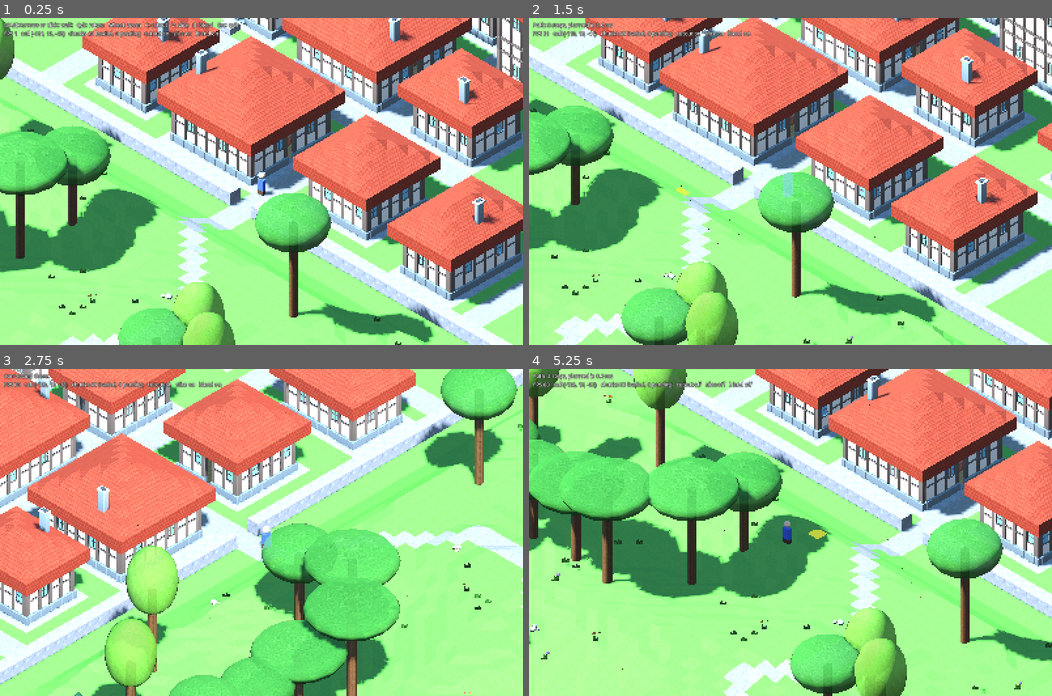
Above: before the commit, frames 1-4 (two rows, left to right).
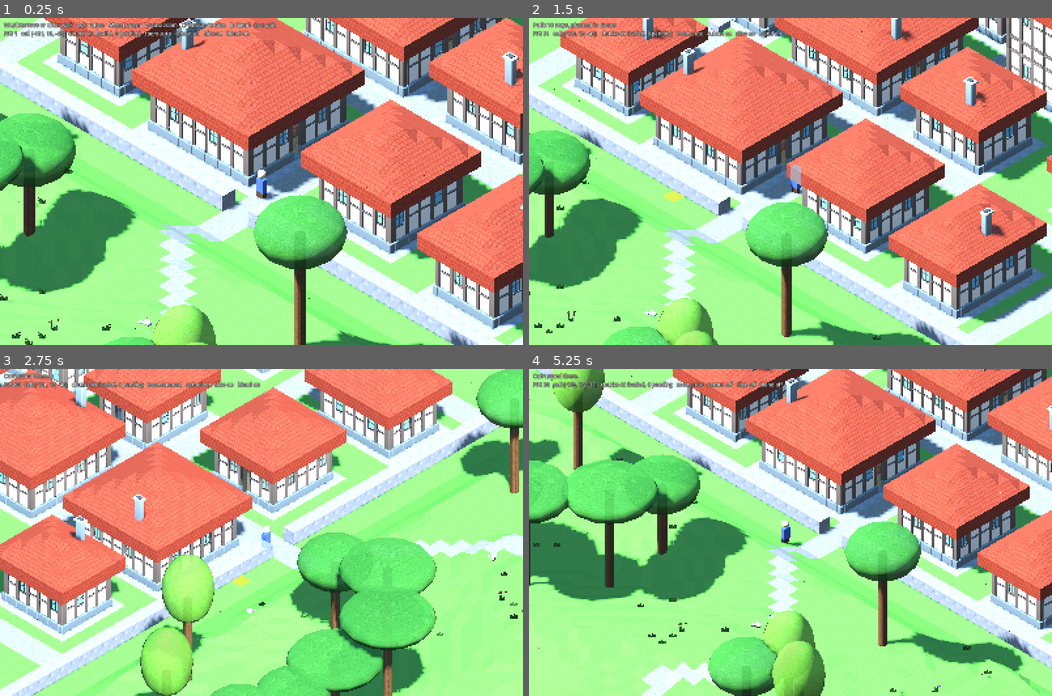
Above: after the commit, the same moments.

Repository: svachalek/iso-rpg
Game: Godot game, scene res://scenes/main.tscn
Same seed, same stepped clock (60 frames per second), same inputs: the game is played once before the commit and once after it.
Inputs (mouse positions are in pixels of both pictures, inside the frame that each line leads up to):
- Up to frame 1 (0.25 s): no input
- Up to frame 2 (1.5 s): tap Enter at 0.5 s; move the mouse to (905, 165) at 0.52 s; hold D 0.53-1.28 s; tap Z at 0.6, 1.35 s; click (905, 165) at 0.67 s; move the mouse to (685, 197) at 1.27 s; hold S from 1.28 s (still down); click (685, 197) at 1.42 s
- Up to frame 3 (2.75 s): move the mouse to (313, 460) at 2.02 s; release S at 2.03 s; hold D from 2.03 s (still down); tap Q at 2.1 s; click (313, 460) at 2.17 s; tap Z at 2.3 s
- Up to frame 4 (5.25 s): move the mouse to (764, 597) at 2.77 s; release D at 2.78 s; hold W 2.78-3.53 s; tap E at 2.85 s; click (764, 597) at 2.92 s; tap Z at 3.05, 3.8, 4.55 s; move the mouse to (947, 581) at 3.52 s; hold A 3.53-5.03 s; tap C at 3.6 s; click (947, 581) at 3.67 s; move the mouse to (633, 483) at 4.27 s; tap V at 4.35 s; click (633, 483) at 4.42 s; move the mouse to (816, 532) at 5.02 s; hold S from 5.03 s (still down); tap B at 5.1 s; click (816, 532) at 5.17 s

The runs differ from the first frame. In frame 1, 62% of the frame differs, in the area x 0-100%, y 0-100%; in frame 2, 73%; in frame 3, 65%; in frame 4, 69%.

Commit message:
Auto zoom: closer in town, closest indoors, eased over 0.4 s
- The camera size is a context zoom (22 outdoors, 16 inside the town wall,
  11 when something is overhead) times the wheel's factor
- Zoom changes ease with a smoothstep over 0.4 s instead of snapping
- Z toggles the auto zoom, --nozoom starts with it off, --zoom= implies it

Co-Authored-By: Claude Fable 5.1 <noreply@anthropic.com>
Claude-Session: https://claude.ai/code/session_01HdR48Cjo97GEerDv1qv7Nb

Diff:
--- a/scripts/camera_rig.gd
+++ b/scripts/camera_rig.gd
@@ -9,10 +9,19 @@
 
 var target: Node3D
 var camera: Camera3D
-var zoom := 22.0
+## Camera size is the context zoom (outdoors, in town, indoors; set by the
+## game) times the wheel's factor.
+var context_zoom := 22.0
+var zoom_factor := 1.0
+const ZOOM_TIME := 0.4   # seconds for the eased zoom animation
+const ZOOM_MIN := 8.0
+const ZOOM_MAX := 64.0
 
 var _yaw := 45.0
 var _shown_yaw := 45.0
+var _zoom_from := 22.0
+var _zoom_to := 22.0
+var _zoom_t := 1.0
 
 
 func _ready() -> void:
@@ -21,7 +30,7 @@
 	add_child(pivot)
 	camera = Camera3D.new()
 	camera.projection = Camera3D.PROJECTION_ORTHOGONAL
-	camera.size = zoom
+	camera.size = zoom()
 	camera.near = 0.1
 	camera.far = 400.0
 	camera.position = Vector3(0, 0, DISTANCE)
@@ -38,7 +47,19 @@
 	# reading Euler angles back past 90 degrees can flip the other axes.
 	_shown_yaw = rad_to_deg(lerp_angle(deg_to_rad(_shown_yaw), deg_to_rad(_yaw), 1.0 - exp(-delta * 10.0)))
 	rotation = Vector3(0, deg_to_rad(_shown_yaw), 0)
-	camera.size = lerpf(camera.size, zoom, 1.0 - exp(-delta * 10.0))
+	# A change of zoom eases from wherever the camera is over ZOOM_TIME.
+	var want := zoom()
+	if not is_equal_approx(want, _zoom_to):
+		_zoom_from = camera.size
+		_zoom_to = want
+		_zoom_t = 0.0
+	if _zoom_t < 1.0:
+		_zoom_t = minf(_zoom_t + delta / ZOOM_TIME, 1.0)
+		camera.size = lerpf(_zoom_from, _zoom_to, smoothstep(0.0, 1.0, _zoom_t))
+
+
+func zoom() -> float:
+	return clampf(context_zoom * zoom_factor, ZOOM_MIN, ZOOM_MAX)
 
 
 func rotate_step(dir: int) -> void:
@@ -54,12 +75,16 @@
 	_yaw = degrees
 	_shown_yaw = degrees
 	rotation = Vector3(0, deg_to_rad(degrees), 0)
-	zoom = size
+	context_zoom = size
+	zoom_factor = 1.0
+	_zoom_from = size
+	_zoom_to = size
+	_zoom_t = 1.0
 	camera.size = size
 
 
 func zoom_by(factor: float) -> void:
-	zoom = clampf(zoom * factor, 8.0, 64.0)
+	zoom_factor = clampf(zoom_factor * factor, ZOOM_MIN / context_zoom, ZOOM_MAX / context_zoom)
 
 
 func snap_to_target() -> void:
--- a/scripts/main.gd
+++ b/scripts/main.gd
@@ -17,10 +17,16 @@
 
 ## Both occlusion aids act only while something is overhead (indoors, under
 ## a canopy); the keys just switch them off for comparison.
-var _status := "WASD/arrows or click: walk   Q/E: rotate   Wheel: zoom   C: cutout   V: slice   B: blend   Esc: quit"
+var _status := "WASD/arrows or click: walk   Q/E: rotate   Wheel: zoom   Z: auto zoom   C: cutout   V: slice   B: blend   Esc: quit"
 var _blend_on := true
 var town: TownBuilder
 var _cutout_on := true
+## Auto zoom: the camera closes in inside the town wall and further indoors,
+## standing for the shorter field of view; the wheel scales on top of it.
+const ZOOM_OUTDOORS := 22.0
+const ZOOM_TOWN := 16.0
+const ZOOM_INDOORS := 11.0
+var _auto_zoom_on := true
 var _cutout_strength := 0.0
 var _slice_on := true
 var _slice_strength := 0.0
@@ -36,6 +42,8 @@
 			_cutout_on = false
 		elif a == "--noslice":
 			_slice_on = false
+		elif a == "--nozoom" or a.begins_with("--zoom="):
+			_auto_zoom_on = false
 		elif a == "--blend=off":
 			_blend_on = false
 
@@ -174,10 +182,26 @@
 	_covered = _is_covered()
 	_update_occlusion(delta)
 	_update_shader_globals()
-	hud.text = "%s\nFPS %d   cell %s   chunks %d loaded, %d pending   cutout %s   slice %s   blend %s" % [
+	if _auto_zoom_on:
+		rig.context_zoom = _context_zoom()
+	hud.text = "%s\nFPS %d   cell %s   chunks %d loaded, %d pending   zoom %s   cutout %s   slice %s   blend %s" % [
 		_status, Engine.get_frames_per_second(), player.cell,
 		chunks.loaded_count(), chunks.pending_count(),
+		"auto" if _auto_zoom_on else "manual",
 		"on" if _cutout_on else "off", "on" if _slice_on else "off", "on" if _blend_on else "off"]
+
+
+## The camera size the surroundings call for: closest indoors (something
+## overhead), closer inside the town wall than in the open.
+func _context_zoom() -> float:
+	if _covered:
+		return ZOOM_INDOORS
+	var c := player.cell
+	var lo := town.origin - Vector2i.ONE
+	var hi := town.origin + Vector2i(TownBuilder.SIZE, TownBuilder.SIZE)
+	if c.x >= lo.x and c.x <= hi.x and c.z >= lo.y and c.z <= hi.y:
+		return ZOOM_TOWN
+	return ZOOM_OUTDOORS
 
 
 ## Something solid within a few cubes above the character's head, checking the
@@ -287,6 +311,10 @@
 				rig.rotate_step(-1)
 			KEY_E:
 				rig.rotate_step(1)
+			KEY_Z:
+				_auto_zoom_on = not _auto_zoom_on
+				if not _auto_zoom_on:
+					rig.context_zoom = ZOOM_OUTDOORS
 			KEY_C:
 				_cutout_on = not _cutout_on
 			KEY_V:
Not shown, changed: README.md
